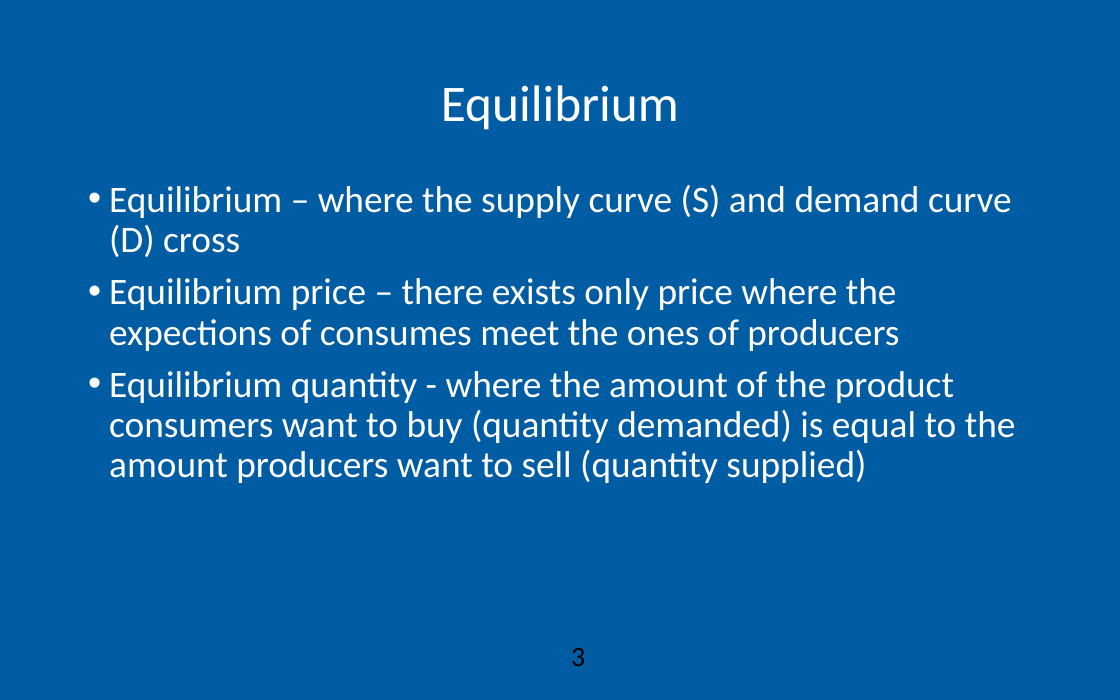
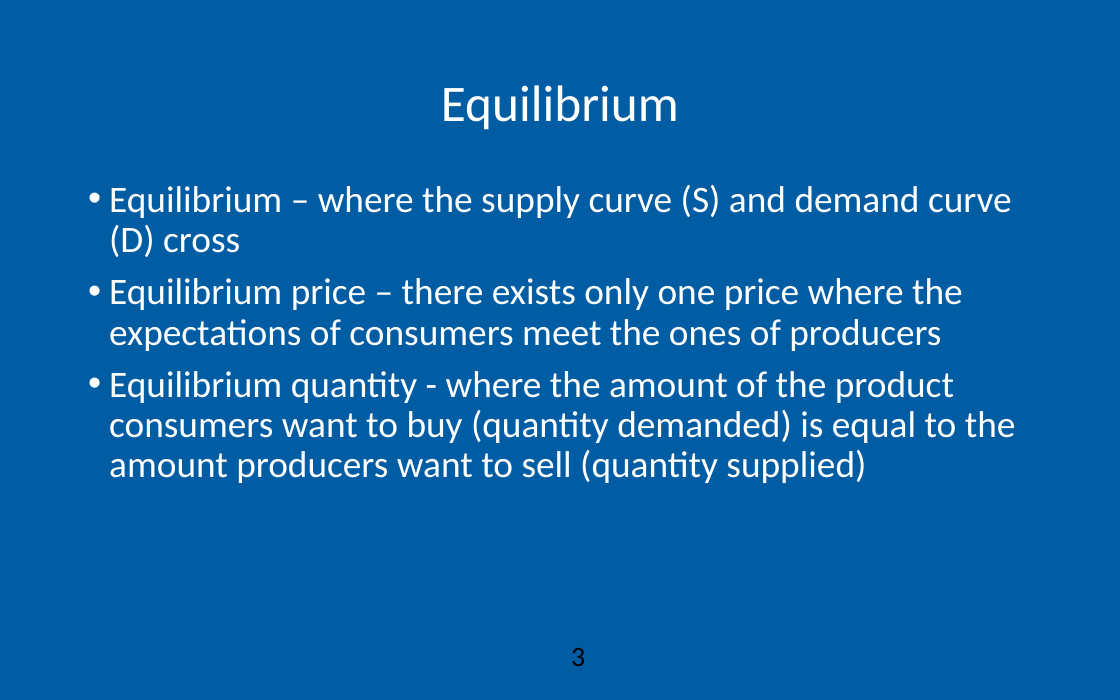
Before and after one commit to AEGDDI/idr305, a slide deck: slide 3 of lectures/L6.pptx. Drawn at 1120x700 pixels with LibreOffice and Linux fonts; fonts in the diff are those of the drawing; background and template pictures are left out. Boxes give left, top, right and bottom in pixels: in the first picture for what was removed or moved away, otherwise in the second. Text is boxed around its words. In the diff, an @@ line names an element or a change of style, - is before the commit and + after.

```diff
--- a/lectures/L6.pptx
+++ b/lectures/L6.pptx
@@ text at [109,278,963,351]: text changed @@
-• Equilibrium price – there exists only price where the expections of consumes meet the ones of producers
+• Equilibrium price – there exists only one price where the expectations of consumers meet the ones of producers
```
Also in this commit, not shown: 3 other slides changed, 1 other file.
